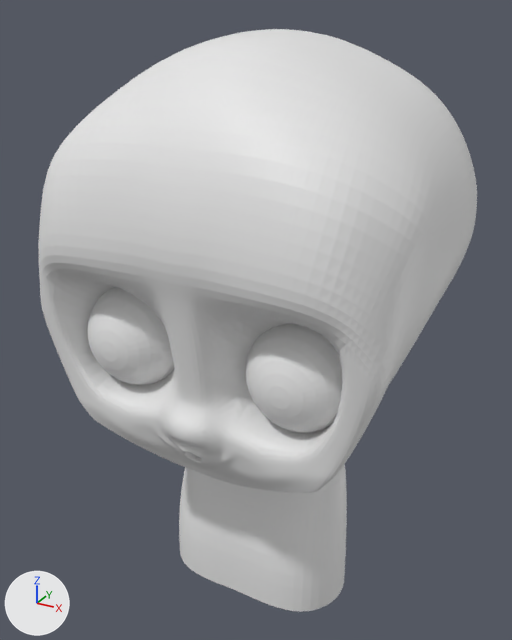
Two versions of the Blender file client/lib/models/chibi.blend, one commit apart.
One viewpoint serves both versions: a camera (50 mm lens) standing at (0.503, -0.962, 1.514) and looking at (-0.024, -0.003, 1.034). The lights are fixed; the arrows at lower left show +X, +Y and +Z.

Names of what the first picture shows: 'Chibi', 'Eyes'.
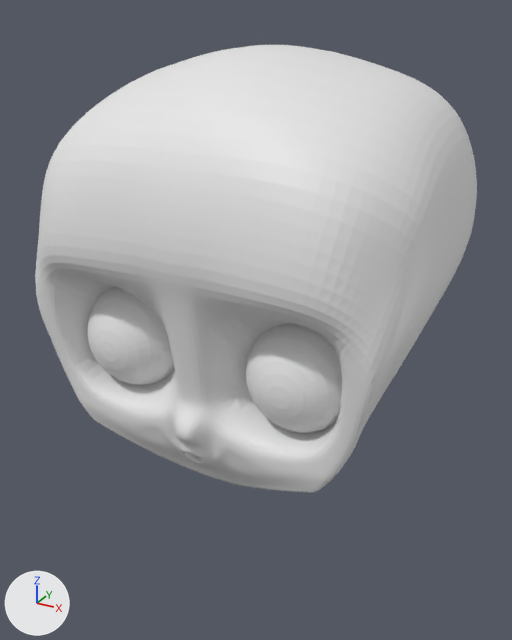
What differs and where, as boxes [x1, y1, x2, y2] in the pictures (512 x 640 px):
'Chibi', reshaped (23% shorter): before [38, 29, 477, 612]; after [35, 45, 477, 493]
part 1 of me_circle, cut back: before [39, 29, 477, 612]; after [35, 45, 477, 493]

The change, as a diff of the scene's bpy script:
```diff
--- a/client/lib/models/chibi.blend.py
+++ b/client/lib/models/chibi.blend.py
@@ me_circle @@
 # used by ob_chibi; location = (0.0, 0.0, 0.0); rotation_euler = (1.571, 0.0, 0.0), in degrees (90, 0, 0)
-me_circle.from_pydata(...)  # 385 vertices, 346 faces; spans x 0.0..0.302, y 0.549..1.495, z -0.284..0.285
+me_circle.from_pydata(...)  # 308 vertices, 279 faces; spans x 0.0..0.302, y 0.836..1.479, z -0.284..0.285
+# me_circle part 1
+# 89 vertices are removed from x 0.0..0.302, y 0.549..1.484, z -0.284..0.26
+# 116 faces are deleted
+# 8 vertices in x 0.048..0.075, y 0.917..0.971, z 0.236..0.241 move by (-0.015, 0.003, 0.0)
+# 53 vertices move from x 0.0..0.291, y 0.861..1.495, z -0.207..0.245 to x 0.0..0.295, y 0.857..1.479, z -0.207..0.256
+# 12 vertices are added at x 0.0..0.301, y 0.867..1.457, z -0.083..0.256
+# 49 new faces join them
```
